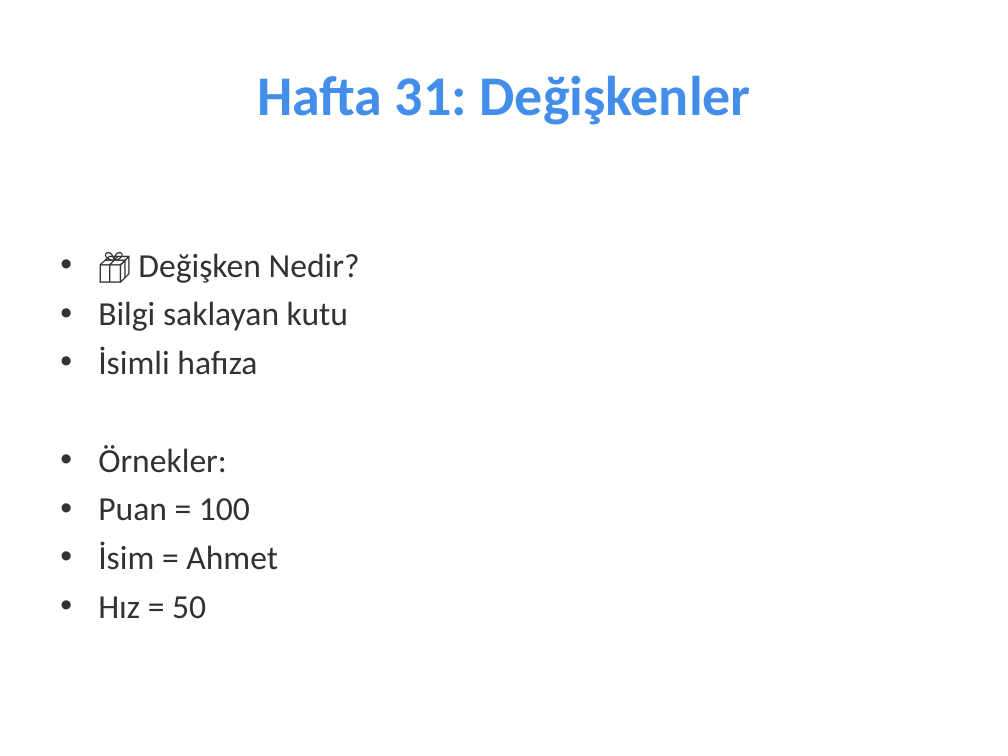
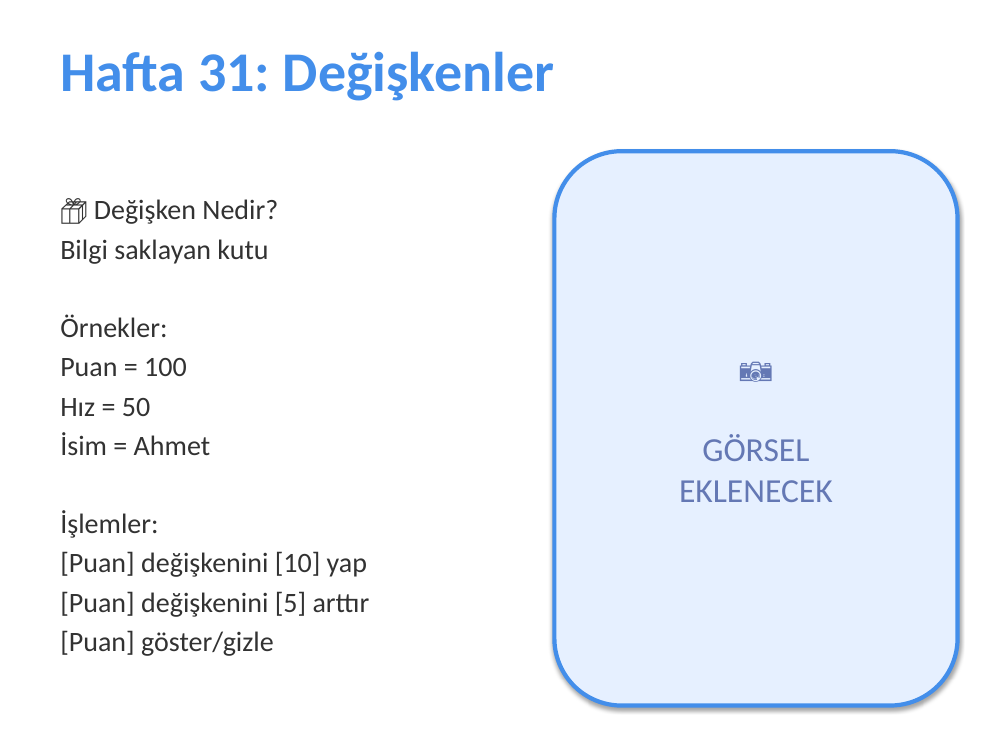
Before and after one commit to fikirkasi-arch/BST, a slide deck: slide 31 of sunumlar/5-SINIF-FULL-SUNUM.pptx (slide 34 before the commit). Drawn at 1008x756 pixels with LibreOffice and Linux fonts; fonts in the diff are those of the drawing. Boxes give left, top, right and bottom in pixels: in the first picture for what was removed or moved away, otherwise in the second. Text is boxed around its words. In the diff, an @@ line names an element or a change of style, - is before the commit and + after.

```diff
--- a/sunumlar/5-SINIF-FULL-SUNUM.pptx
+++ b/sunumlar/5-SINIF-FULL-SUNUM.pptx
@@ text "Hafta 31: Değişkenler" at (x1=60, y1=51, x2=554, y2=101): alignment centre to left; vertical alignment middle to top @@
@@ rounded rectangle added at (x1=554, y1=151, x2=958, y2=706), fill #E6F0FF, outline #438EEA 3 pt, 24 pt, text #6478B4 @@
+📷
+GÖRSEL
+EKLENECEK
@@ text added at (x1=60, y1=199, x2=370, y2=656), 20 pt, text #323232 @@
+📦 Değişken Nedir?
+Bilgi saklayan kutu
+Örnekler:
+Puan = 100
+Hız = 50
+İsim = Ahmet
+İşlemler:
+[Puan] değişkenini [10] yap
+[Puan] değişkenini [5] arttır
+[Puan] göster/gizle
@@ text removed at (x1=98, y1=253, x2=360, y2=619) @@
-• 📦 Değişken Nedir?
-• Bilgi saklayan kutu
-• İsimli hafıza
-• Örnekler:
-• Puan = 100
-• İsim = Ahmet
-• Hız = 50
```
Also in this commit, not shown: 20 other slides changed, 7 slides added, 14 slides removed, 3 other files.
